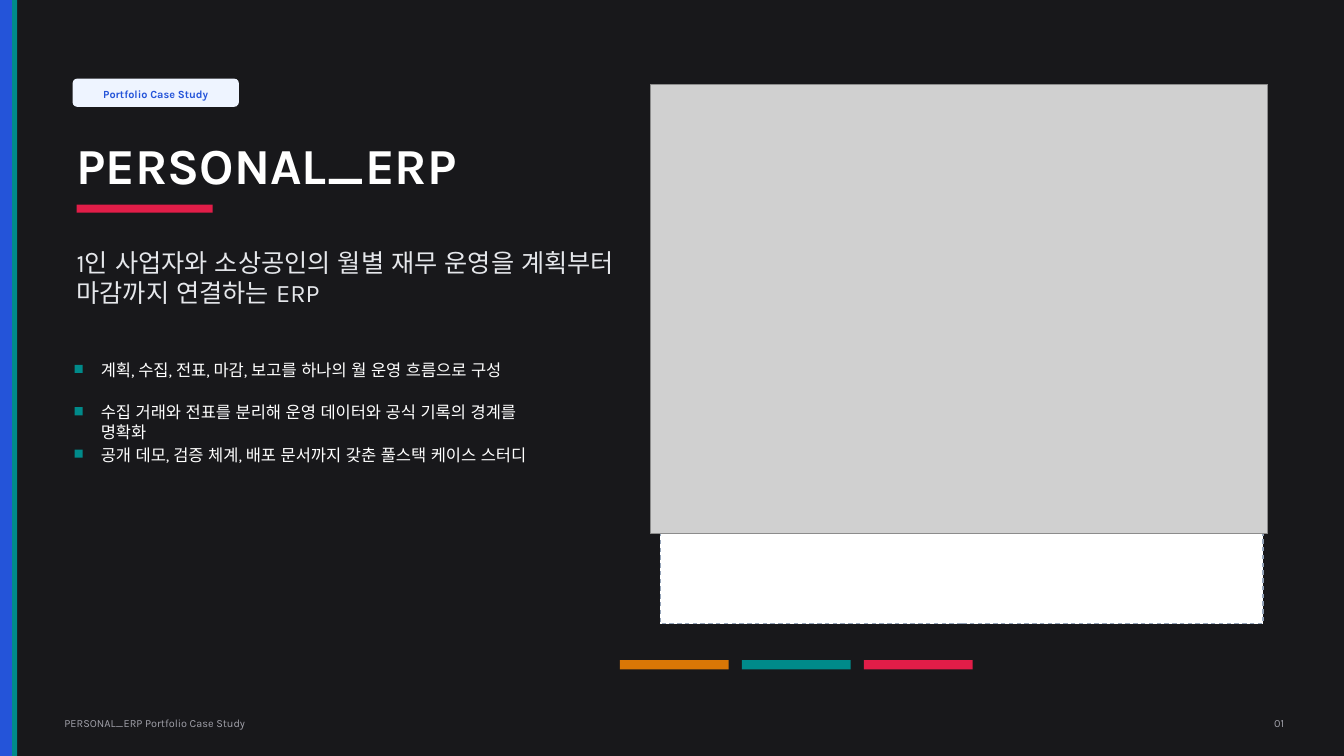
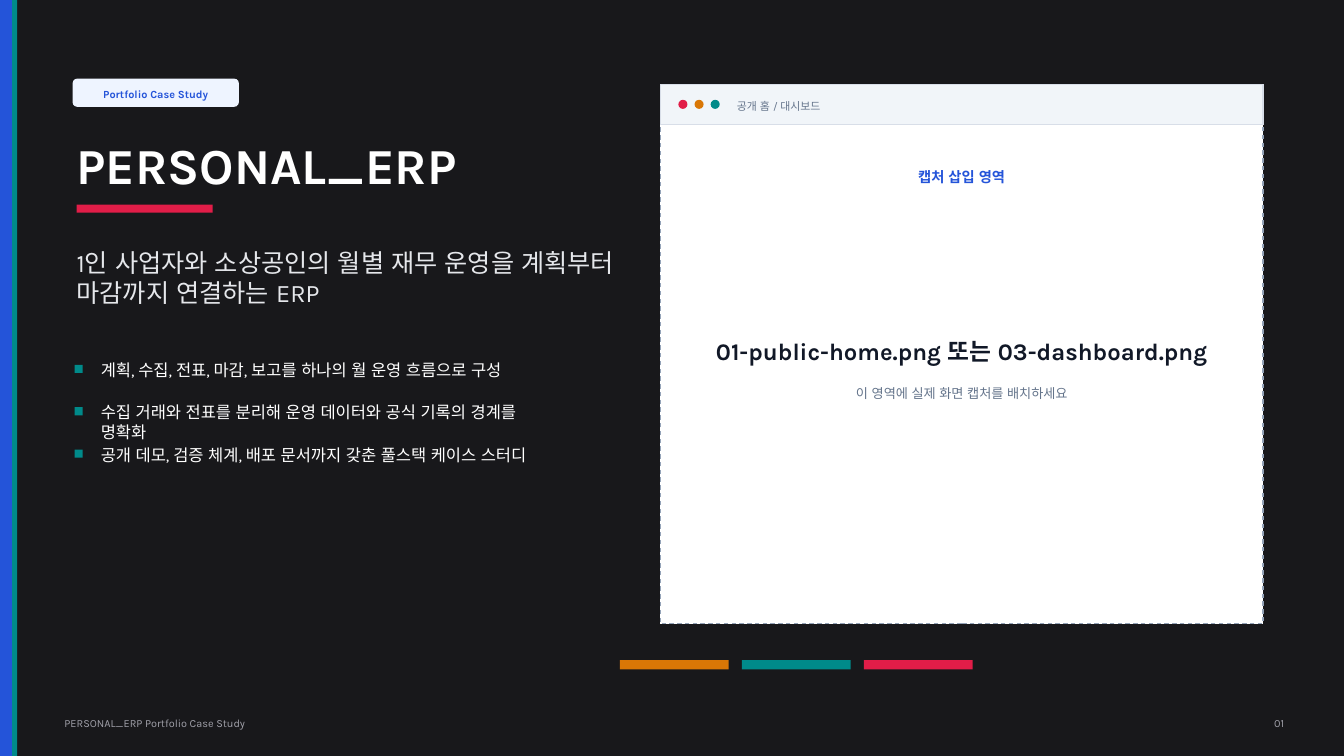
Before and after one commit to cheon0965/PERSONAL_ERP, a slide deck: slide 1 of docs/portfolio-ppt/PERSONAL_ERP_Portfolio_Case_Study.pptx. Drawn at 1344x756 pixels with LibreOffice and Linux fonts; fonts in the diff are those of the drawing; grey boxes stand for pictures. Boxes give left, top, right and bottom in pixels: in the first picture for what was removed or moved away, otherwise in the second. Text is boxed around its words. In the diff, an @@ line names an element or a change of style, - is before the commit and + after.

```diff
--- a/docs/portfolio-ppt/PERSONAL_ERP_Portfolio_Case_Study.pptx
+++ b/docs/portfolio-ppt/PERSONAL_ERP_Portfolio_Case_Study.pptx
@@ picture removed at bbox=[650, 84, 1267, 533] @@
@@ ellipse added at bbox=[679, 100, 688, 109], fill #E11D48 @@
@@ ellipse added at bbox=[695, 100, 704, 109], fill #D97706 @@
@@ ellipse added at bbox=[711, 100, 720, 109], fill #008A8A @@
@@ text added at bbox=[737, 101, 820, 111], 7.8 pt, text #64748B @@
+공개 홈 / 대시보드
@@ text added at bbox=[918, 170, 1005, 184], 10.2 pt, text #2454D9, bold @@
+캡처 삽입 영역
@@ text added at bbox=[716, 341, 1207, 366], 17 pt, text #111827, bold @@
+01-public-home.png 또는 03-dashboard.png
@@ text added at bbox=[856, 387, 1067, 399], 9.4 pt, text #64748B @@
+이 영역에 실제 화면 캡처를 배치하세요
```
Also in this commit, not shown: 25 other slides changed, 7 slides added, 8 slides removed, 10 other files.
